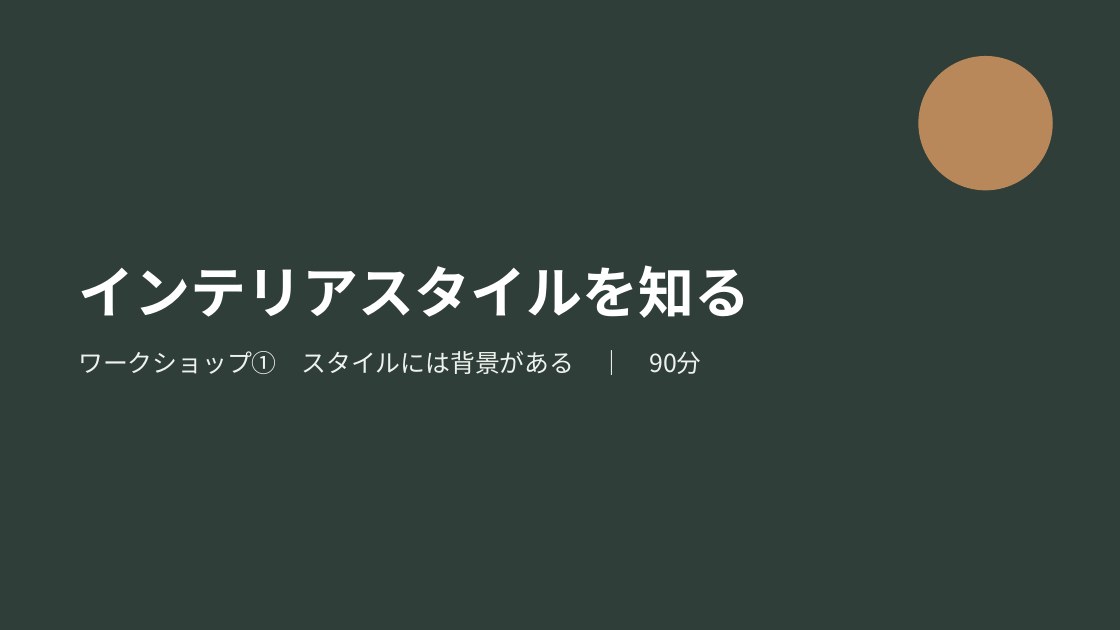
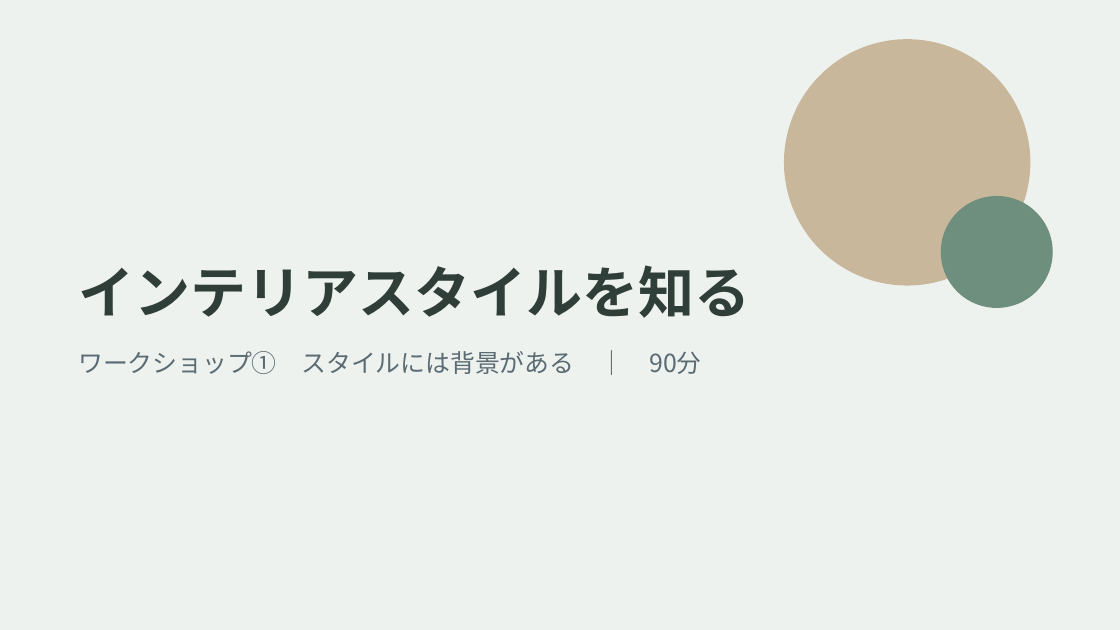
Before and after one commit to rietakenaho-creator/my-first-project_atinterior, a slide deck: slide 1 of workshop1_interior_style.pptx. Drawn at 1120x630 pixels with LibreOffice and Linux fonts; fonts in the diff are those of the drawing. Boxes give left, top, right and bottom in pixels: in the first picture for what was removed or moved away, otherwise in the second. Text is boxed around its words. In the diff, an @@ line names an element or a change of style, - is before the commit and + after.

```diff
--- a/workshop1_interior_style.pptx
+++ b/workshop1_interior_style.pptx
@@ background #2F3E38 to #EEF2EF @@
@@ ellipse added at [784, 39, 1030, 286], fill #C9B79C @@
@@ ellipse removed at [918, 56, 1053, 190] @@
@@ title "インテリアスタイルを知る" at [78, 265, 750, 318]: text colour #FFFFFF to #2F3E38 @@
@@ ellipse added at [941, 196, 1053, 308], fill #6F8F7E @@
@@ text "ワークショップ① スタイルには背景がある ｜ 90分" at [78, 351, 701, 374]: text colour #EEF2EF to #5B6B73 @@
```
Also in this commit, not shown: 2 other slides changed.
